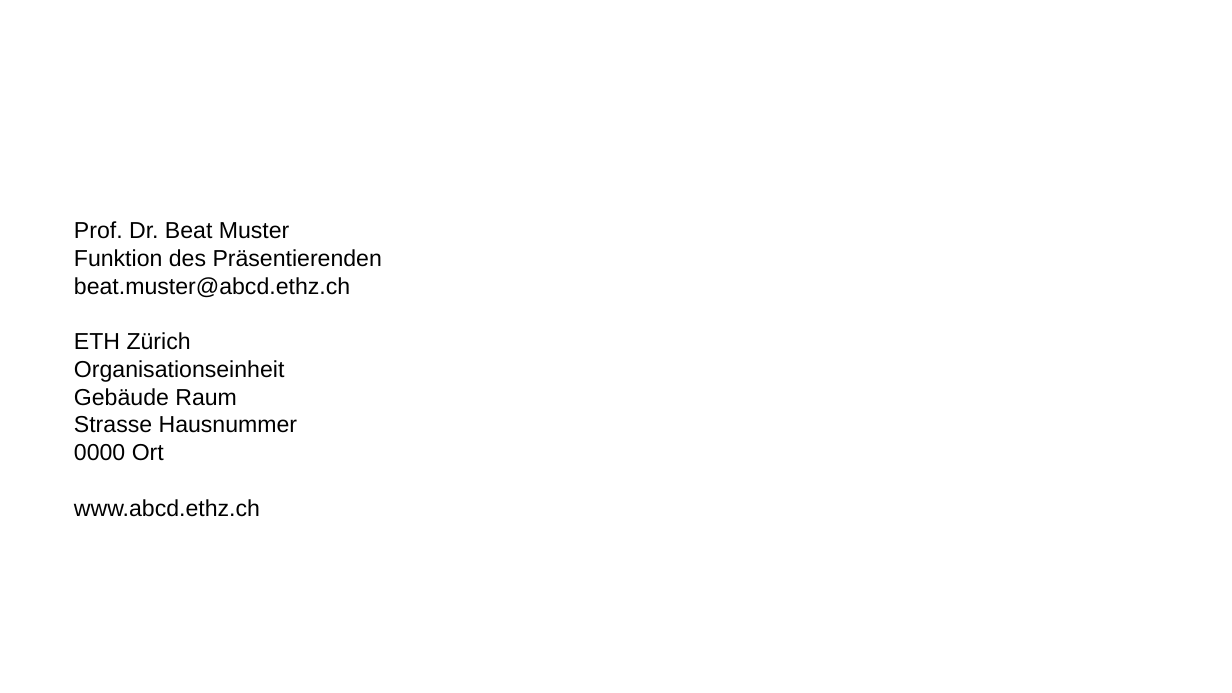
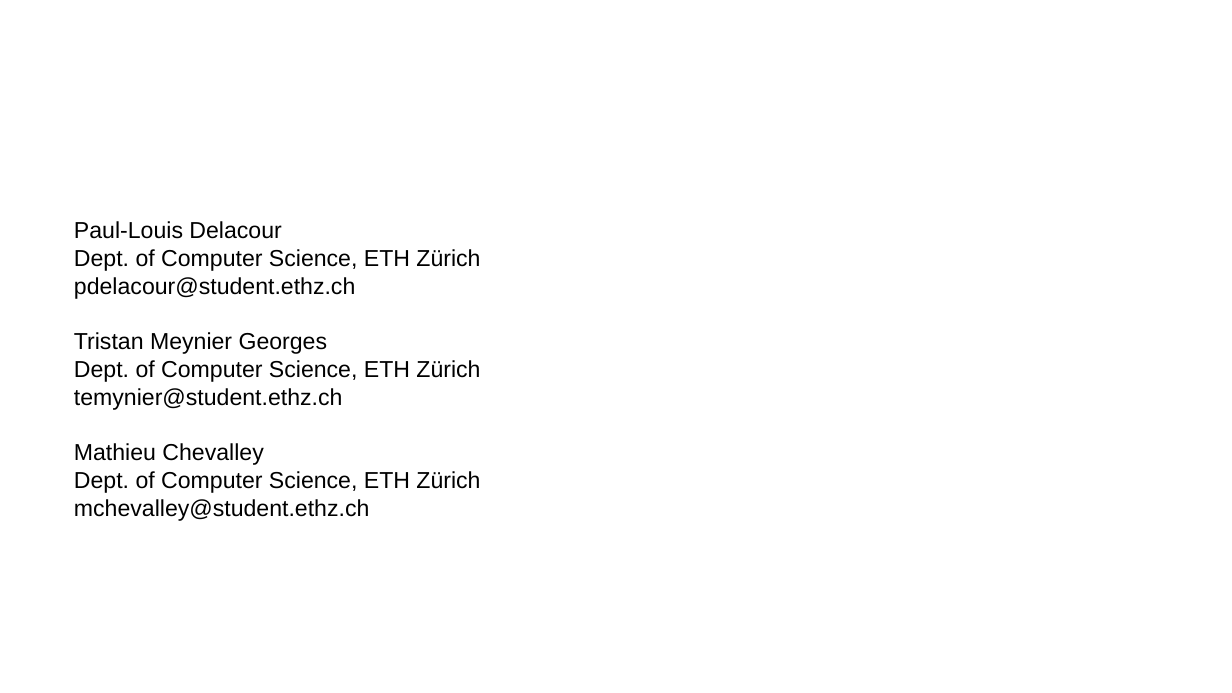
Before and after one commit to pauldelacour/data_sc_lab, a slide deck: slide 16 of presentation/PPDPS.pptx. Drawn at 1232x693 pixels with LibreOffice and Linux fonts; fonts in the diff are those of the drawing; background and template pictures are left out. Boxes give left, top, right and bottom in pixels: in the first picture for what was removed or moved away, otherwise in the second. Text is boxed around its words. In the diff, an @@ line names an element or a change of style, - is before the commit and + after.

```diff
--- a/presentation/PPDPS.pptx
+++ b/presentation/PPDPS.pptx
@@ text at bbox=[74, 221, 480, 521]: text changed @@
-Prof. Dr. Beat Muster
-Funktion des Präsentierenden
-beat.muster@abcd.ethz.ch
-ETH Zürich
-Organisationseinheit
-Gebäude Raum
-Strasse Hausnummer
-0000 Ort
-www.abcd.ethz.ch
+Paul-Louis Delacour
+Dept. of Computer Science, ETH Zürich
+pdelacour@student.ethz.ch
+Tristan Meynier Georges
+Dept. of Computer Science, ETH Zürich
+temynier@student.ethz.ch
+Mathieu Chevalley
+Dept. of Computer Science, ETH Zürich
+mchevalley@student.ethz.ch
```
Also in this commit, not shown: 3 other slides changed, 12 slides added, 12 slides removed.
